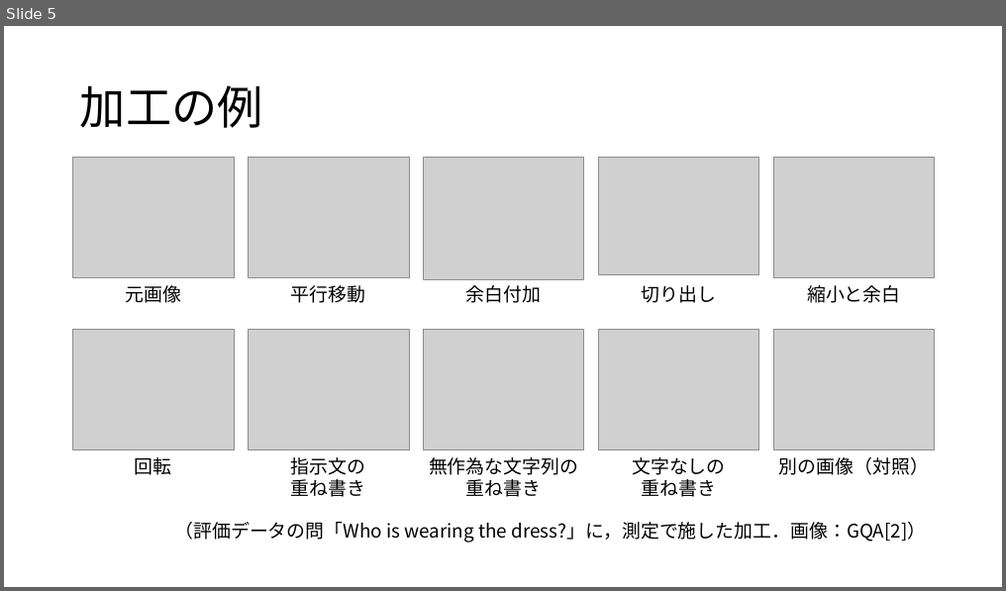
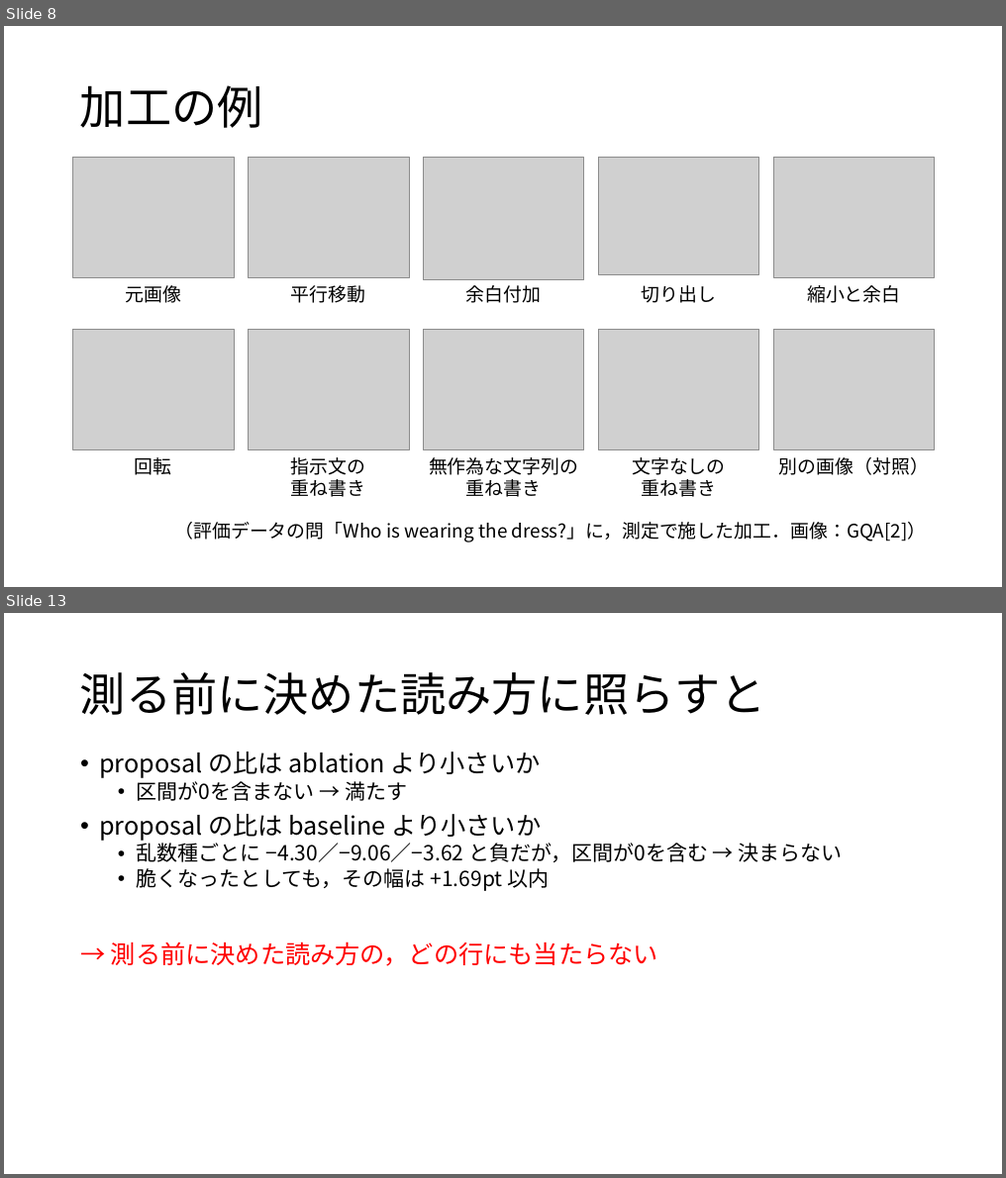
Before and after one commit to tomoking2004/cotar, a slide deck: presentations/20261030_進捗報告.pptx. Shown one above the other, each under a label of ours: slide 5 before the commit, slides 8 and 13 after it; the slides between them are not shown. The pictures are 1006x591 and 1006x1178 pixels, drawn with LibreOffice and Linux fonts; fonts in the diff are those of the drawing; grey boxes stand for pictures. Boxes give left, top, right and bottom in pixels: in the first picture for what was removed or moved away, otherwise in the second. Text is boxed around its words. In the diff, an @@ line names an element or a change of style, - is before the commit and + after.

```diff
--- a/presentations/20261030_進捗報告.pptx
+++ b/presentations/20261030_進捗報告.pptx
@@ slide 13 added at (4,613,1002,1174), background #FFFFFF @@
@@ title added at (80,672,766,715), 44 pt, text #000000 @@
+測る前に決めた読み方に照らすと
@@ text added at (99,752,843,966), 20 pt, text #000000 @@
+• proposal の比は ablation より小さいか
+  • 区間が0を含まない → 満たす
+• proposal の比は baseline より小さいか
+  • 乱数種ごとに −4.30／−9.06／−3.62 と負だが，区間が0を含む → 決まらない
+  • 脆くなったとしても，その幅は +1.69pt 以内
+→ 測る前に決めた読み方の，どの行にも当たらない
@@ what was slide 5 is now slide 8 @@
```
Also in this commit, not shown: 12 slides changed, 5 other slides added, 2 other files.
